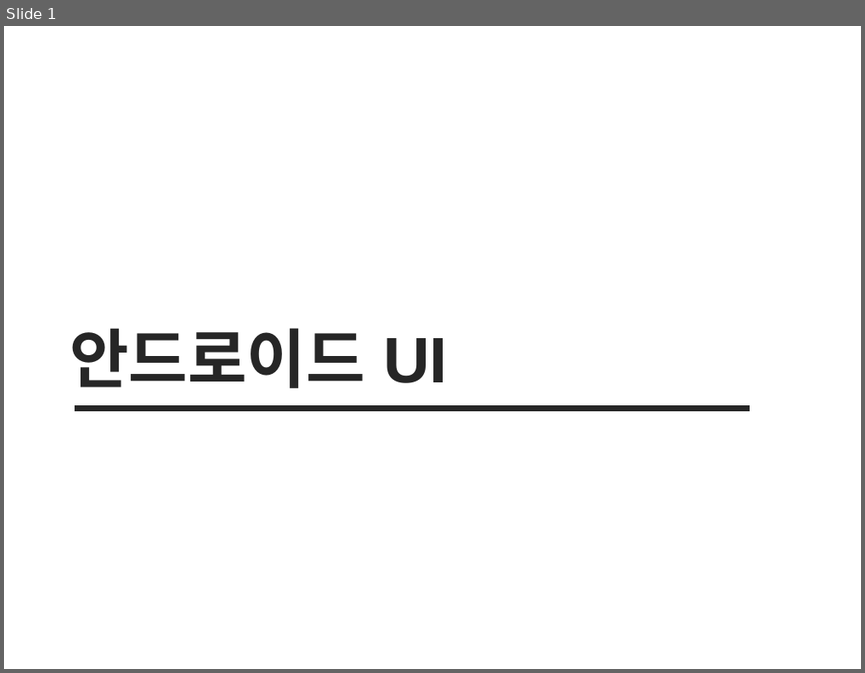
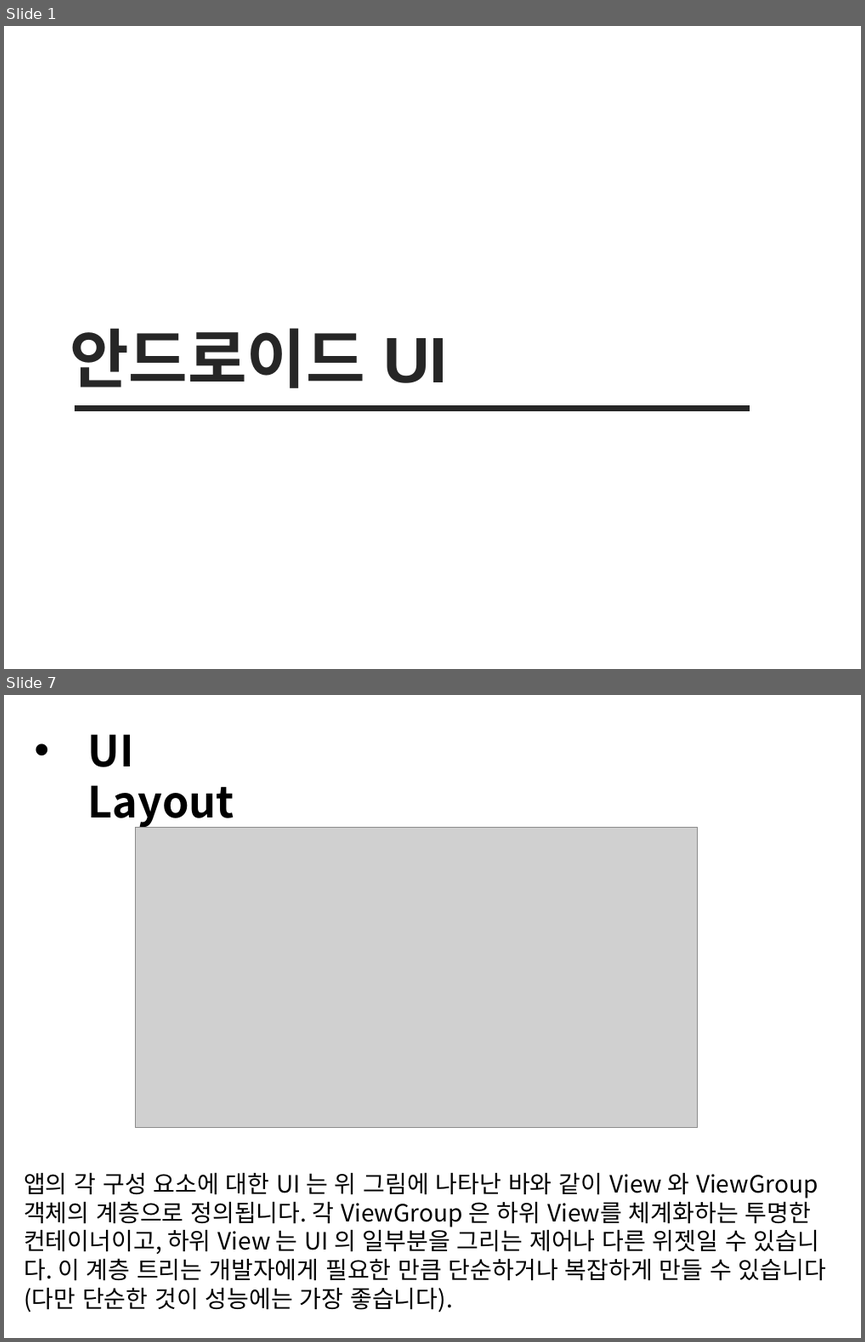
Before and after one commit to sc545/Beacon, a slide deck: 안드로이드 UI.pptx. Shown one above the other, each under a label of ours: slide 1 before the commit, slides 1 and 7 after it; the slides between them are not shown. The pictures are 865x673 and 865x1342 pixels, drawn with LibreOffice and Linux fonts; fonts in the diff are those of the drawing; grey boxes stand for pictures. Boxes give left, top, right and bottom in pixels: in the first picture for what was removed or moved away, otherwise in the second. Text is boxed around its words. In the diff, an @@ line names an element or a change of style, - is before the commit and + after.

```diff
--- a/안드로이드 UI.pptx
+++ b/안드로이드 UI.pptx
@@ slide 7 added at (4, 695, 861, 1338), background #FFFFFF @@
@@ text added at (88, 734, 234, 828), 36 pt, text #000000, bold @@
+• UI Layout
@@ picture added at (136, 828, 698, 1128) @@
@@ text added at (24, 1172, 826, 1312), 20 pt, text #000000 @@
+앱의 각 구성 요소에 대한 UI 는 위 그림에 나타난 바와 같이 View 와 ViewGroup 객체의 계층으로 정의됩니다. 각 ViewGroup 은 하위 View를 체계화하는 투명한 컨테이너이고, 하위 View 는 UI 의 일부분을 그리는 제어나 다른 위젯일 수 있습니다. 이 계층 트리는 개발자에게 필요한 만큼 단순하거나 복잡하게 만들 수 있습니다(다만 단순한 것이 성능에는 가장 좋습니다).
```
Also in this commit, not shown: 18 other slides added, 15 slides removed, 1 other file.
